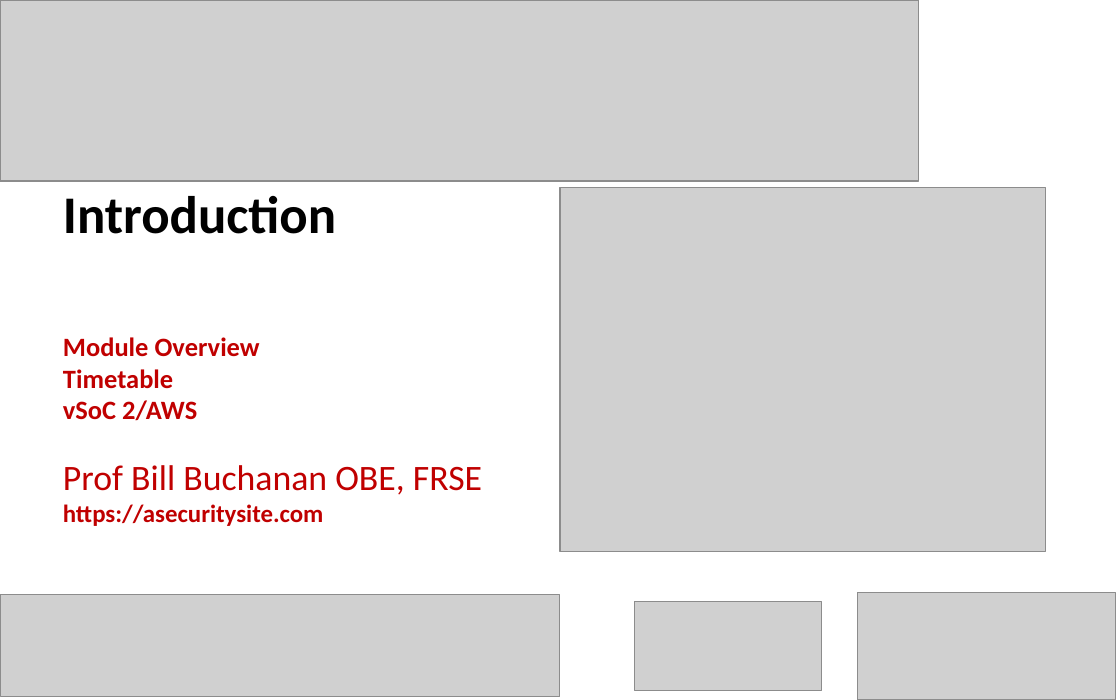
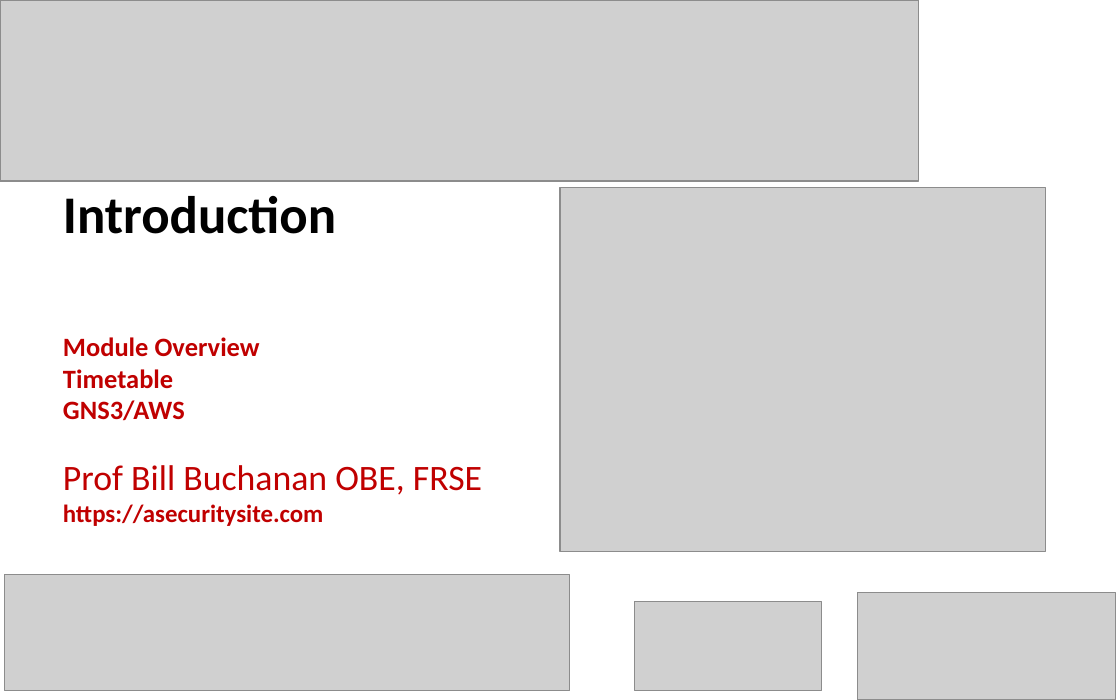
Before and after one commit to billbuchanan/csn09112, a slide deck: slide 1 of week02_0intro/lecture/intro.pptx. Drawn at 1120x700 pixels with LibreOffice and Linux fonts; fonts in the diff are those of the drawing; grey boxes stand for pictures. Boxes give left, top, right and bottom in pixels: in the first picture for what was removed or moved away, otherwise in the second. Text is boxed around its words. In the diff, an @@ line names an element or a change of style, - is before the commit and + after.

```diff
--- a/week02_0intro/lecture/intro.pptx
+++ b/week02_0intro/lecture/intro.pptx
@@ title at [63,337,482,526]: text changed @@
-Module Overview
-Timetable
-vSoC 2/AWS
-Prof Bill Buchanan OBE, FRSE
-https://asecuritysite.com
+Module Overview
+Timetable
+GNS3/AWS
+Prof Bill Buchanan OBE, FRSE
+https://asecuritysite.com
@@ picture: place and size @@
-picture at [1,595,560,697]
+picture at [4,575,570,691]
```
Also in this commit, not shown: 1 other slide changed, 1 slide added, 3 other files.
